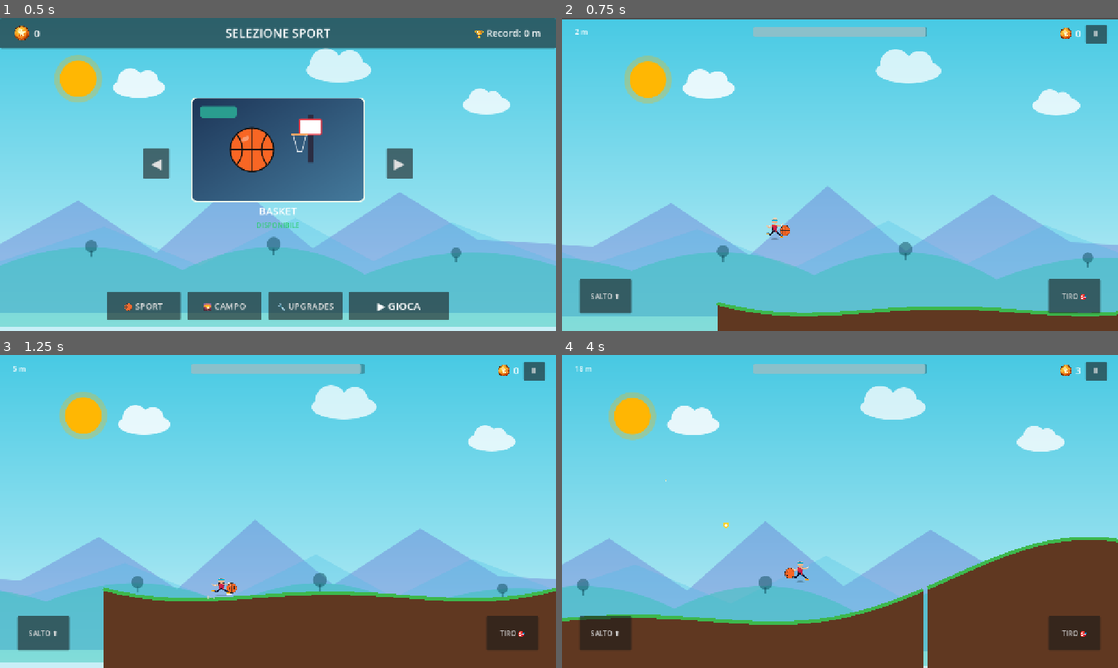
Above: before the commit, frames 1-4 (two rows, left to right).
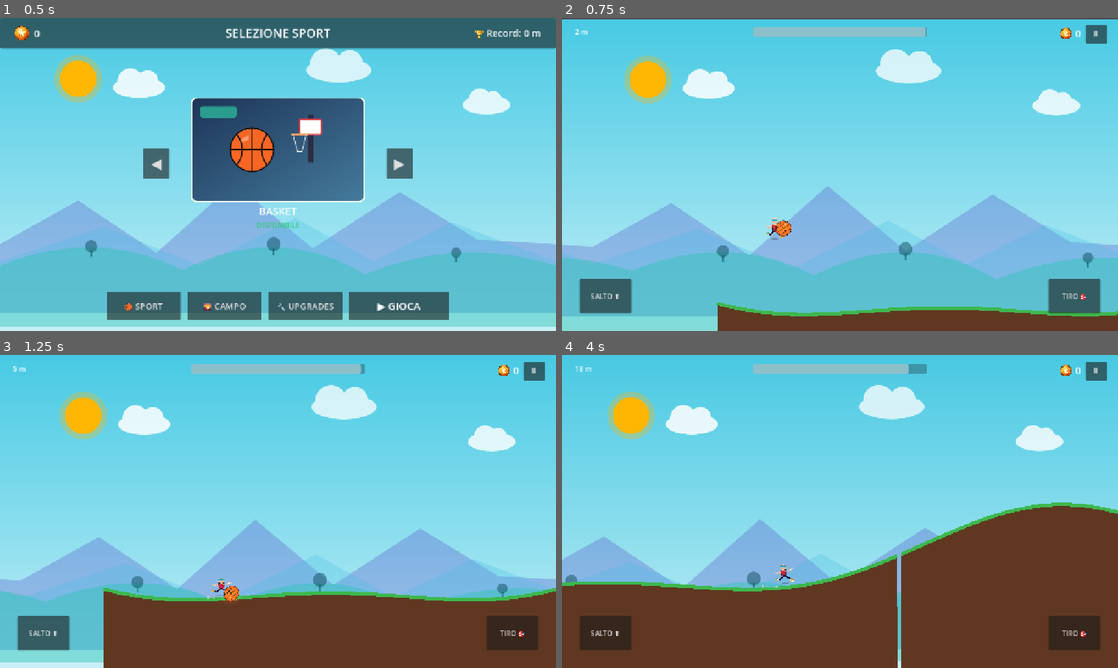
Above: after the commit, the same moments.

Repository: zannaStack/SkyHoops
Game: Godot game, scene res://scenes/main_menu.tscn
Two runs of this game, one before a commit and one after it. Both use one fixed random seed, a clock stepped at 60 frames per second and the inputs below.
Inputs (mouse positions are in pixels of both pictures, inside the frame that each line leads up to):
- Up to frame 1 (0.5 s): no input
- Up to frame 2 (0.75 s): click "▶ GIOCA" at 0.5 s
- Up to frame 3 (1.25 s): no input
- Up to frame 4 (4 s): tap Enter at 1.25 s; move the mouse to (962, 495) at 1.27 s; hold Up 1.28-2 s; tap Space at 1.35, 1.52, 1.82, 2.85 s; click (962, 495) at 1.42 s; drag from (728, 527) to (812, 574) at 2.02 s; move the mouse to (895, 442) at 2.77 s; click (895, 442) at 2.92 s; drag from (812, 574) to (673, 464) at 3.52 s

Frame 1 is identical in both runs. In frame 2, 0.1% of the frame differs, in the area x 38-42%, y 64-70%; in frame 3, 0.1%; in frame 4, 15%, in the area x 0-100%, y 2-100%.

Commit message:
feat: realistic basketball dribble animation, spin roll, squash&stretch, and lighting for player ball

Diff:
--- a/sky-hoops/scenes/player.tscn
+++ b/sky-hoops/scenes/player.tscn
@@ -35,9 +35,14 @@
 position_smoothing_enabled = true
 
 [node name="BallVisual" type="Sprite2D" parent="." unique_id=1659212538]
-position = Vector2(24, 0)
-scale = Vector2(0.25, 0.25)
+position = Vector2(22, 4)
+scale = Vector2(0.38, 0.38)
 texture = ExtResource("3_dqkch")
+
+[node name="BallLight" type="PointLight2D" parent="BallVisual" unique_id=1659212539]
+energy = 1.1
+texture = SubResource("GradientTexture2D_player_fire")
+texture_scale = 2.4
 
 [node name="DustParticles" type="CPUParticles2D" parent="." unique_id=1849201948]
 position = Vector2(-12, 22)
--- a/sky-hoops/scripts/player.gd
+++ b/sky-hoops/scripts/player.gd
@@ -25,6 +25,8 @@
 var can_dunk: bool = false
 var current_dunk_hoop: Node2D = null
 var was_on_floor: bool = true
+var dribble_timer: float = 0.0
+var base_ball_scale: Vector2 = Vector2(0.38, 0.38)
 
 # Parametri Combo e modalità "On Fire"
 var combo_count: int = 0
@@ -193,6 +195,9 @@
 	# Controllo opportunità di Schiacciata (Slam Dunk)
 	check_dunk_opportunity()
 
+	# Palleggio fisico e dinamico del basket (Dribbling realistico)
+	update_ball_dribble(delta)
+
 	velocity.x = current_speed
 	floor_snap_length = 12.0
 	move_and_slide()
@@ -234,6 +239,56 @@
 		var tween = create_tween()
 		tween.tween_property($Sprite2D, "scale", Vector2(0.35, 0.55), 0.08)
 		tween.tween_property($Sprite2D, "scale", Vector2(0.45, 0.45), 0.15)
+
+# --- SISTEMA PALLEGGIO FISICO REALISTICO (DRIBBLING) ---
+func update_ball_dribble(delta: float) -> void:
+	if not has_ball or not ball_visual or not ball_visual.visible:
+		return
+
+	# Rotazione naturale rotolamento della palla in corsa
+	ball_visual.rotation += (current_speed / 48.0) * delta
+
+	# 1. In fase di caricamento tiro (Aim con slow-motion)
+	if is_dragging or is_button_charging:
+		var aim_x = -18.0 if current_drag_vector.x < -10.0 else 22.0
+		var target_aim_pos = Vector2(aim_x, -24.0)
+		ball_visual.position = ball_visual.position.lerp(target_aim_pos, 16.0 * delta)
+		ball_visual.scale = ball_visual.scale.lerp(base_ball_scale, 14.0 * delta)
+		return
+
+	# 2. In Schiacciata pronta (Slam Dunk range)
+	if can_dunk:
+		var target_dunk_pos = Vector2(16.0, -32.0)
+		ball_visual.position = ball_visual.position.lerp(target_dunk_pos, 14.0 * delta)
+		ball_visual.scale = ball_visual.scale.lerp(base_ball_scale, 14.0 * delta)
+		return
+
+	# 3. In salto / a mezz'aria o in volo
+	var is_flying: bool = (GameManager.special_ability_level >= 3 and int(global_position.x / 50.0) < 1000)
+	if not is_on_floor() or is_flying:
+		# Palla raccolta al petto/in controllo durante il balzo
+		var air_pos = Vector2(20.0, -8.0 + sin(Time.get_ticks_msec() * 0.007) * 3.0)
+		ball_visual.position = ball_visual.position.lerp(air_pos, 12.0 * delta)
+		ball_visual.scale = ball_visual.scale.lerp(base_ball_scale, 12.0 * delta)
+		return
+
+	# 4. Corsa a terra -> PALLEGGIO RITMICO (Dribble tra mano e asfalto/erba)
+	var speed_factor = current_speed / base_speed
+	dribble_timer += delta * 13.0 * speed_factor
+
+	# Ciclo rimbalzo: 0 = mano in alto, 1 = tocco del suolo in basso
+	var cycle: float = abs(sin(dribble_timer))
+	var dribble_y: float = lerp(-2.0, 22.0, cycle)
+	var dribble_x: float = lerp(18.0, 26.0, cycle)
+
+	ball_visual.position.x = dribble_x
+	ball_visual.position.y = dribble_y
+
+	# Micro Squash & Stretch al contatto col suolo
+	if cycle > 0.88:
+		ball_visual.scale = Vector2(base_ball_scale.x * 1.14, base_ball_scale.y * 0.84)
+	else:
+		ball_visual.scale = Vector2(base_ball_scale.x * 0.95, base_ball_scale.y * 1.05)
 
 # --- SISTEMA SCHIACCIATA (SLAM DUNK) & CONTROLLI ---
 func check_dunk_opportunity() -> void:
@@ -356,13 +411,6 @@
 	# Punta e Spara Diretto: trascini nella direzione esatta in cui vuoi tirare!
 	var raw_drag: Vector2 = screen_pos - drag_start_position
 	current_drag_vector = raw_drag.limit_length(max_drag_distance)
-
-	# Orienta la palla in mano in avanti o all'indietro a seconda di dove miri
-	if current_drag_vector.x < -10.0:
-		ball_visual.position.x = -24.0
-	else:
-		ball_visual.position.x = 24.0
-
 	draw_trajectory()
 
 func release_shot() -> void:
